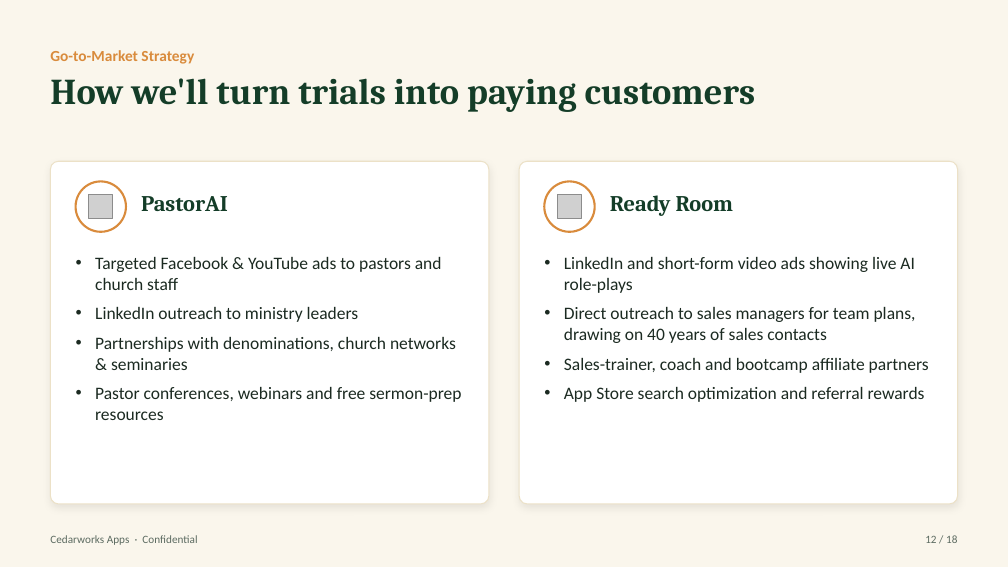
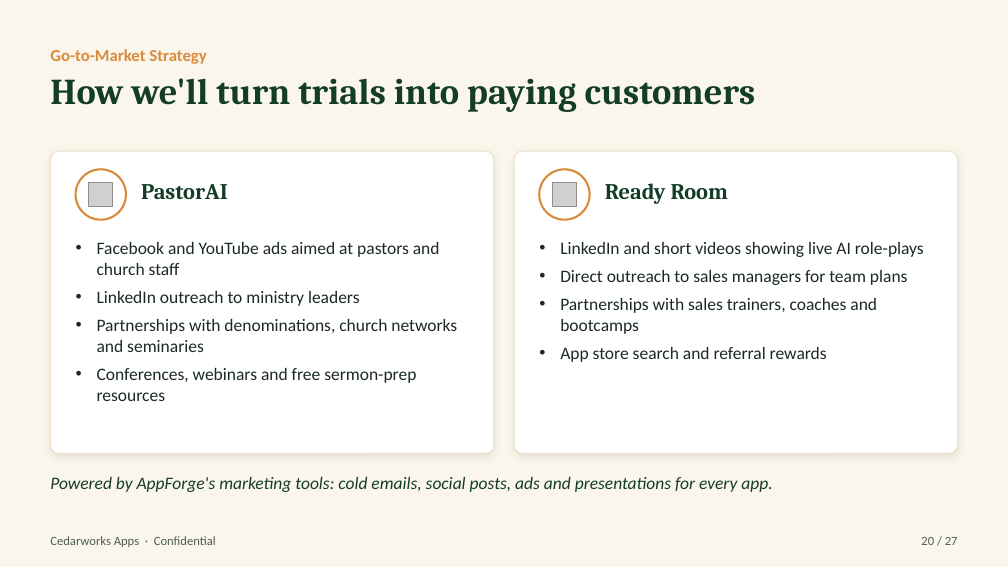
Before and after one commit to Pastorai1/Cedarworksapps, a slide deck: slide 20 of pitch-deck/Cedarworks-Apps-Pitch-Deck.pptx (slide 12 before the commit). Drawn at 1008x567 pixels with LibreOffice and Linux fonts; fonts in the diff are those of the drawing; grey boxes stand for pictures. Boxes give left, top, right and bottom in pixels: in the first picture for what was removed or moved away, otherwise in the second. Text is boxed around its words. In the diff, an @@ line names an element or a change of style, - is before the commit and + after.

```diff
--- a/pitch-deck/Cedarworks-Apps-Pitch-Deck.pptx
+++ b/pitch-deck/Cedarworks-Apps-Pitch-Deck.pptx
@@ text "Go-to-Market Strategy" at [50, 49, 206, 64]: size 11 to 12 pt @@
@@ rounded rectangle: place and size @@
-rounded rectangle at [50, 161, 489, 504]
+rounded rectangle at [50, 151, 494, 454]
@@ rounded rectangle at [50, 151, 494, 454]: proportions changed @@
@@ ellipse: place and size @@
-ellipse at [76, 181, 126, 232]
+ellipse at [76, 169, 126, 220]
@@ text "PastorAI": place and size @@
-text "PastorAI" at [141, 196, 228, 211]
+text "PastorAI" at [141, 184, 228, 199]
@@ rounded rectangle at [514, 151, 958, 454]: proportions changed @@
@@ rounded rectangle: place and size @@
-rounded rectangle at [519, 161, 958, 504]
+rounded rectangle at [514, 151, 958, 454]
@@ ellipse: place and size @@
-ellipse at [544, 181, 595, 232]
+ellipse at [539, 169, 590, 220]
@@ text "Ready Room": place and size @@
-text "Ready Room" at [610, 195, 733, 216]
+text "Ready Room" at [605, 183, 728, 204]
@@ picture: place and size @@
-picture at [89, 195, 113, 219]
+picture at [89, 182, 113, 207]
@@ picture added at [552, 182, 577, 207] @@
@@ picture removed at [557, 195, 582, 219] @@
@@ text "Facebook and YouTube ads aimed ...": place and size @@
-text "Facebook and YouTube ads aimed ..." at [95, 257, 461, 420]
+text "Facebook and YouTube ads aimed ..." at [97, 242, 457, 401]
@@ text at [97, 242, 440, 275]: text changed @@
-• Targeted Facebook & YouTube ads to pastors and church staff
+• Facebook and YouTube ads aimed at pastors and church staff
@@ text at [560, 242, 924, 362]: text changed @@
-• LinkedIn and short-form video ads showing live AI role-plays
-• Direct outreach to sales managers for team plans, drawing on 40 years of sales contacts
-• Sales-trainer, coach and bootcamp affiliate partners
-• App Store search optimization and referral rewards
+• LinkedIn and short videos showing live AI role-plays
+• Direct outreach to sales managers for team plans
+• Partnerships with sales trainers, coaches and bootcamps
+• App store search and referral rewards
@@ text at [97, 291, 360, 306]: indent changed; less space between paragraphs @@
@@ text at [97, 319, 457, 401]: text changed @@
-• Partnerships with denominations, church networks & seminaries
-• Pastor conferences, webinars and free sermon-prep resources
+• Partnerships with denominations, church networks and seminaries
+• Conferences, webinars and free sermon-prep resources
@@ text added at [50, 477, 772, 492], 12.5 pt, text #143D28, italic @@
+Powered by AppForge's marketing tools: cold emails, social posts, ads and presentations for every app.
@@ text "Cedarworks Apps · Confidential" at [50, 536, 216, 547]: size 8 to 9 pt, text colour #5C6B61 to #4E5D53 @@
@@ text added at [921, 537, 958, 545], 9 pt, text #4E5D53 @@
+20 / 27
@@ text removed at [925, 535, 957, 543] @@
-12 / 18
```
Also in this commit, not shown: 12 other slides changed, 14 slides added, 5 slides removed, 15 other files.
